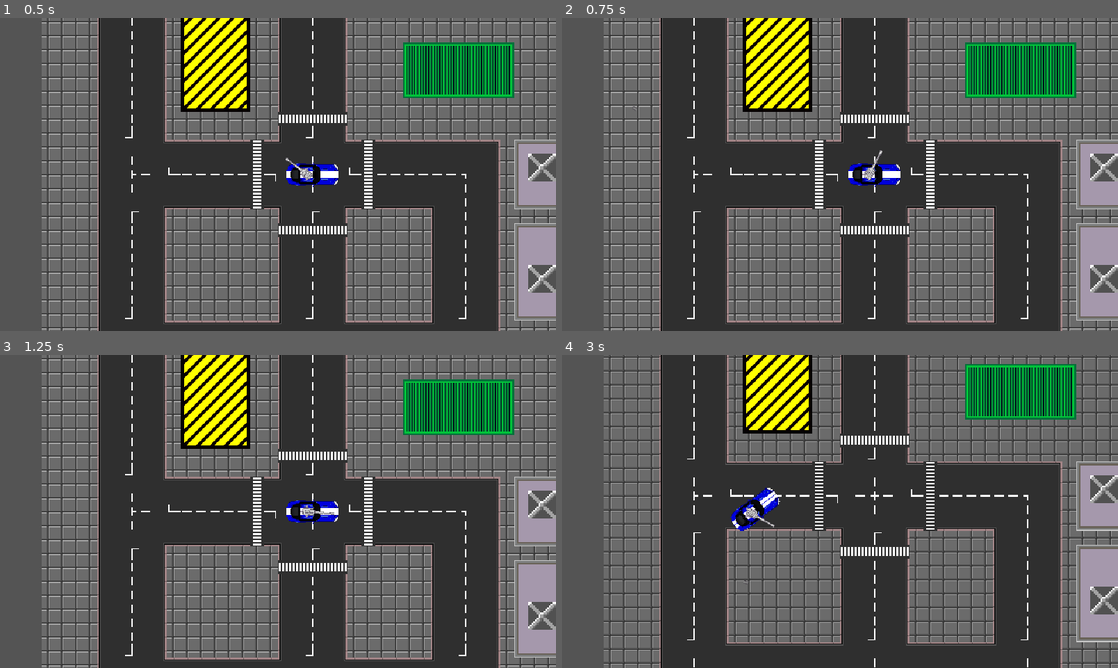
Above: before the commit, frames 1-4 (two rows, left to right).
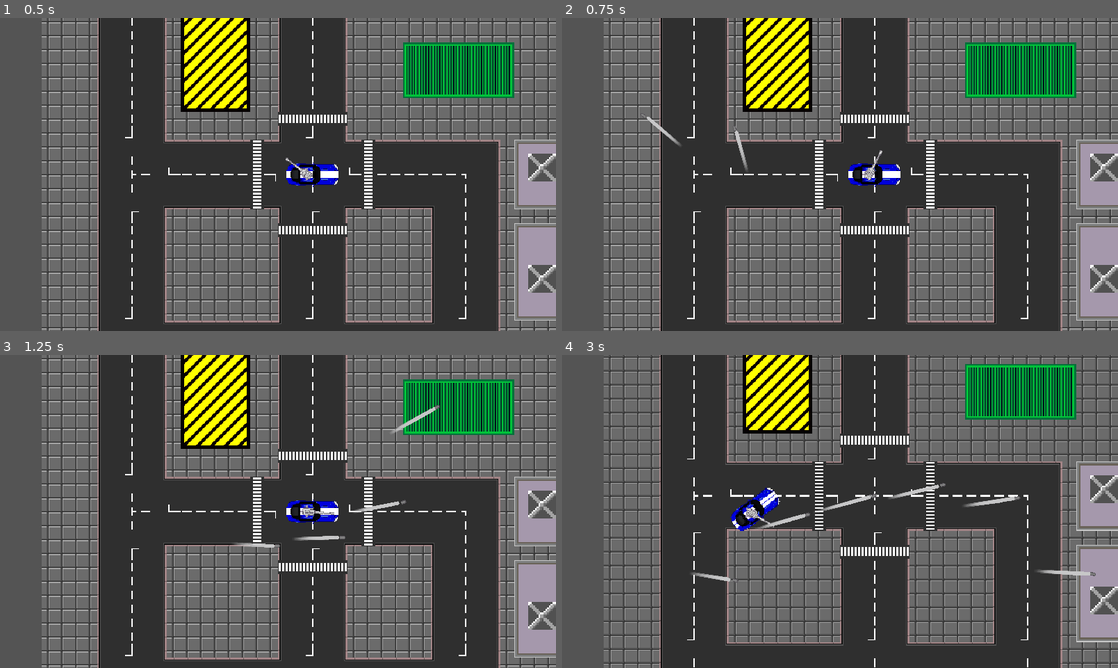
Above: after the commit, the same moments.

Repository: RabbleTeam/BurningHorizonSSS
Game: Godot game, scene res://World/Master_TestWorld.tscn
The game is run twice, just before and just after one commit, with the same random seed, the same clock (stepped at 60 frames per second) and the same inputs.
Inputs (mouse positions are in pixels of both pictures, inside the frame that each line leads up to):
- Up to frame 1 (0.5 s): no input
- Up to frame 2 (0.75 s): move the mouse to (962, 158) at 0.52 s; press the mouse at (962, 158) at 0.53 s; hold D (right) from 0.53 s (still down)
- Up to frame 3 (1.25 s): keep holding D (right)
- Up to frame 4 (3 s): move the mouse to (728, 527) at 1.27 s; release D (right) at 1.28 s; release the mouse at (728, 527) at 1.28 s; hold S (backward) 1.28-2.03 s; click (728, 527) at 1.35 s; move the mouse to (895, 442) at 2.02 s; press the mouse at (895, 442) at 2.03 s; hold D (right) 2.03-2.78 s; move the mouse to (812, 574) at 2.77 s; release the mouse at (812, 574) at 2.78 s; hold W (forward) from 2.78 s (still down); click (812, 574) at 2.85 s

Frame 1 is identical in both runs. In frame 2, 0.2% of the frame differs, in the area x 12-34%, y 28-49%; in frame 3, 0.4%; in frame 4, 0.7%, in the area x 23-96%, y 40-73%.

Commit message:
Added some basic shooting mechanics. Also bugged.

Diff:
--- a/Cars/Player/Player.gd
+++ b/Cars/Player/Player.gd
@@ -19,6 +19,8 @@
 export (float) var gun_cooldown
 export (int) var max_health
 export (int) var gun_speed = 7
+export (int) var gun_shots = 1
+export (float, 0, 1.5) var gun_spread = 0.2
 
 var health = max_health
 var acceleration = Vector2.ZERO
@@ -73,8 +75,8 @@
 		acceleration = transform.x * engine_power
 	if Input.is_action_pressed("backward"):
 		acceleration = transform.x * braking
-	if Input.is_action_just_pressed("attack"):
-		shoot()
+	if Input.is_action_pressed("attack"):
+		shoot(gun_shots, gun_spread, null)
 
 
 func calculate_steering(delta):
@@ -94,12 +96,17 @@
 	rotation = new_heading.angle()
 
 
-func shoot():
+func shoot(num, spread, target = null):
 	if can_shoot:
 		can_shoot = false
 		gunTimer.start()
 		var dir = Vector2(1, 0).rotated(gun.global_rotation)
-		emit_signal('shoot', projectile, $Gun/Muzzle.global_position, dir)
+		if num > 1:
+			for each in range(num):
+				var a = -spread + each * (2 * spread) / (num - 1)
+				emit_signal('shoot', projectile, $Gun/Muzzle.global_position, dir.rotated(a), target)
+		else:
+			emit_signal('shoot', projectile, $Gun/Muzzle.global_position, dir, target)
 
 
 func _on_GunTimer_timeout():
--- a/Cars/Player/Player.tscn
+++ b/Cars/Player/Player.tscn
@@ -18,7 +18,7 @@
 projectile = ExtResource( 6 )
 wheel_base = 60
 traction_slow = 0.3
-gun_cooldown = 0.4
+gun_cooldown = 0.1
 max_health = 100
 
 [node name="Body" parent="." index="0"]
--- a/Projectiles/Bullet.gd
+++ b/Projectiles/Bullet.gd
@@ -5,23 +5,38 @@
 export (int) var speed
 export (int) var damage
 export (float) var lifetime
+export (float) var steer_force
 
 var velocity = Vector2.ZERO
+var acceleration = Vector2.ZERO
+var target = null
 
 
-func init(_position, _direction):
+func init(_position, _direction, _target = null):
 	position = _position
 	rotation = _direction.angle()
 	lifetimeTimer.wait_time = lifetime
 	velocity = _direction * speed
+	target = _target
 
 
-func _process(delta):
+func _physics_process(delta):
+	if target:
+		acceleration += seek()
+		velocity += acceleration * delta
+		velocity = velocity.clamped(speed)
+		rotation = velocity.angle()
 	position += velocity * delta
 
 
 func explode():
 	queue_free()
+
+
+func seek():
+	var disired = (target.position - position).normalized() * speed
+	var steer = (disired - velocity).normalized() * steer_force
+	return steer
 
 
 func _on_Bullet_body_entered(body):
--- /dev/null
+++ b/Projectiles/PlayerBullet.gd
@@ -0,0 +1,8 @@
+extends "res://Projectiles/Bullet.gd"
+
+
+onready var trail = $Trail
+
+
+func _process(_delta):
+	trail.angle = global_rotation
--- a/Projectiles/PlayerBullet.tscn
+++ b/Projectiles/PlayerBullet.tscn
@@ -1,8 +1,9 @@
-[gd_scene load_steps=5 format=2]
+[gd_scene load_steps=6 format=2]
 
 [ext_resource path="res://Projectiles/Bullet.png" type="Texture" id=1]
 [ext_resource path="res://Projectiles/Bullet.tscn" type="PackedScene" id=2]
-[ext_resource path="res://PlayerBullet.gd" type="Script" id=3]
+[ext_resource path="res://Projectiles/PlayerBullet.gd" type="Script" id=3]
+[ext_resource path="res://Projectiles/Trails/TrailBasic.png" type="Texture" id=4]
 
 [sub_resource type="RectangleShape2D" id=1]
 extents = Vector2( 3.00067, 2.00381 )
@@ -15,9 +16,20 @@
 damage = 10
 lifetime = 0.5
 
-[node name="Sprite" parent="." index="0"]
+[node name="Trail" type="CPUParticles2D" parent="." index="0"]
+position = Vector2( -25, 0 )
+amount = 5
+lifetime = 0.4
+texture = ExtResource( 4 )
+direction = Vector2( -1, 0 )
+spread = 0.0
+gravity = Vector2( 0, 0 )
+initial_velocity = 75.27
+initial_velocity_random = 0.5
+
+[node name="Sprite" parent="." index="1"]
 rotation = 3.14159
 texture = ExtResource( 1 )
 
-[node name="CollisionShape2D" parent="." index="1"]
+[node name="CollisionShape2D" parent="." index="2"]
 shape = SubResource( 1 )
--- /dev/null
+++ b/Projectiles/PlayerMissile.tscn
@@ -0,0 +1,18 @@
+[gd_scene load_steps=4 format=2]
+
+[ext_resource path="res://Projectiles/Bullet.tscn" type="PackedScene" id=1]
+[ext_resource path="res://Projectiles/Bullet.png" type="Texture" id=2]
+[ext_resource path="res://Projectiles/PlayerMissile.gd" type="Script" id=3]
+
+[node name="PlayerMissile" instance=ExtResource( 1 )]
+collision_layer = 8
+collision_mask = 5
+script = ExtResource( 3 )
+speed = 400
+damage = 50
+lifetime = 10.0
+steer_force = 25.0
+
+[node name="Sprite" parent="." index="0"]
+rotation = 3.14159
+texture = ExtResource( 2 )
--- a/World/Master_TestWorld.gd
+++ b/World/Master_TestWorld.gd
@@ -14,7 +14,7 @@
 	$ViewportContainer/Viewport/TestWorld/Camera2D.limit_bottom = map_limits.end.y * map_cellsize.y
 
 
-func _on_Car_shoot(projectile, _position, _direction):
+func _on_Car_shoot(projectile, _position, _direction, target):
 	var p = projectile.instance()
 	add_child(p)
-	p.init(_position, _direction)
+	p.init(_position, _direction, target)
Renamed: PlayerBullet.gd -> Projectiles/PlayerMissile.gd
